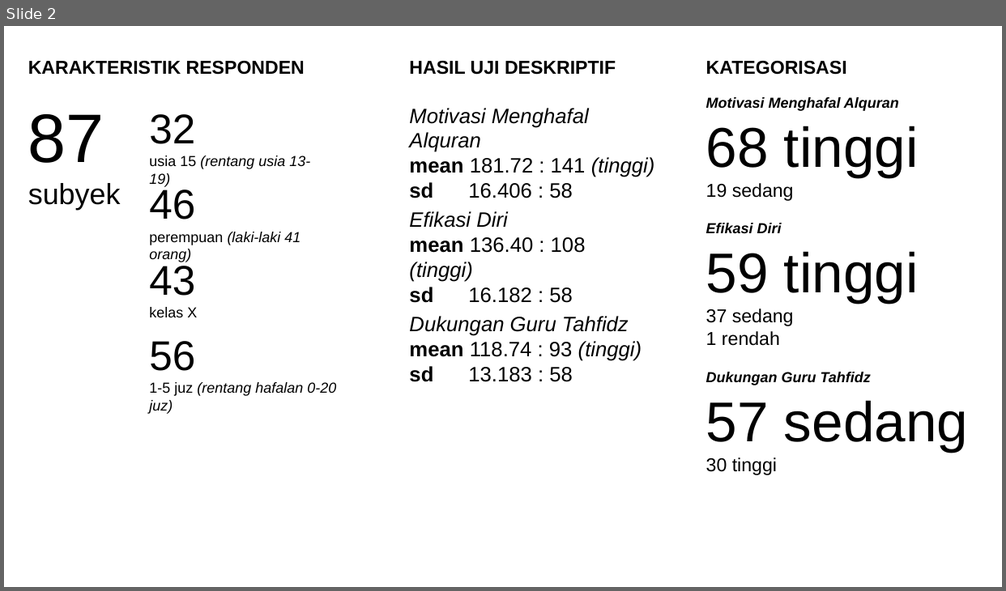
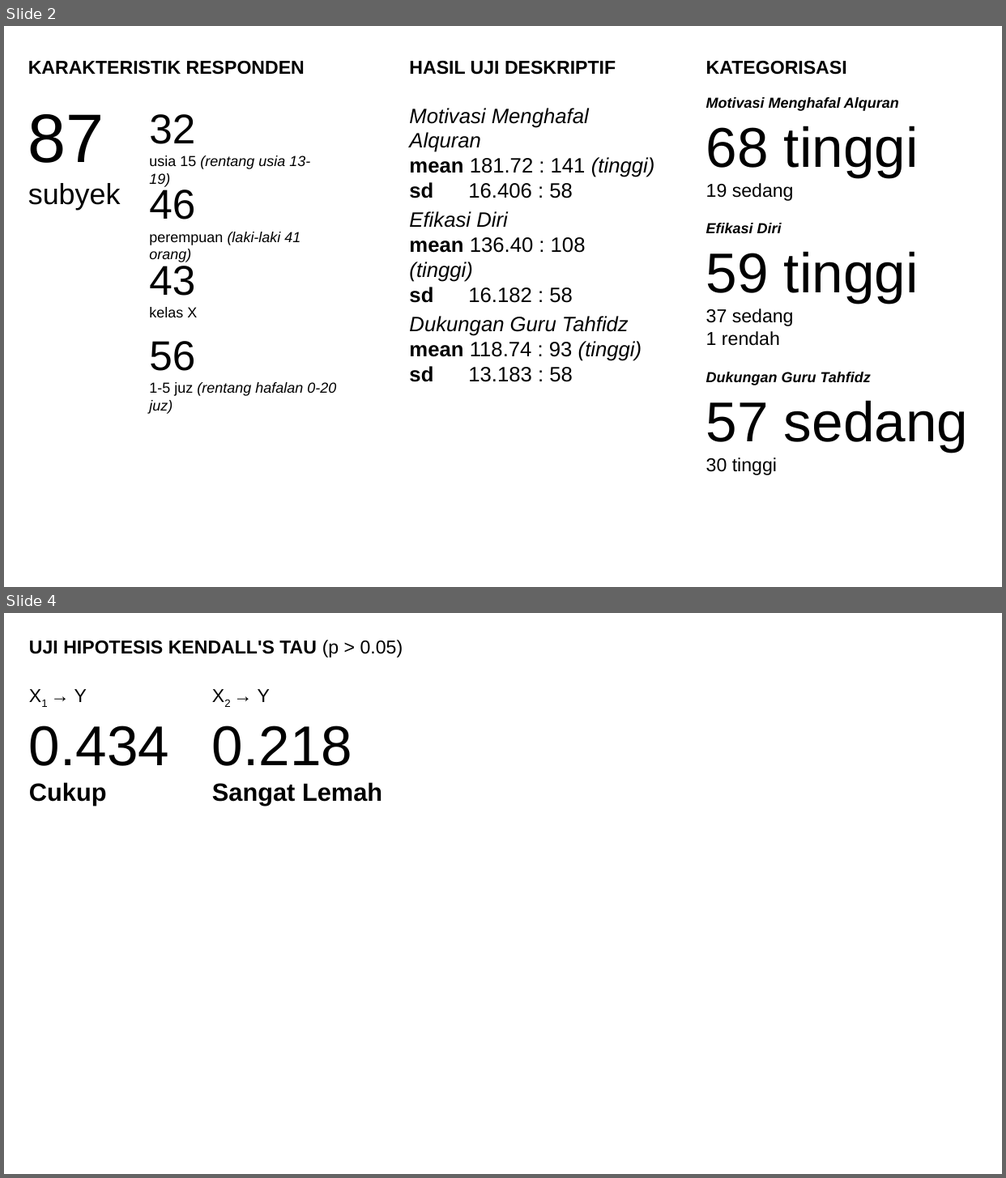
Before and after one commit to mzaini30/skripsi, a slide deck: Seminar Hasil Skripsi.pptx. Shown one above the other, each under a label of ours: slide 2 before the commit, slides 2 and 4 after it; the slides between them are not shown. The pictures are 1006x591 and 1006x1178 pixels, drawn with LibreOffice and Linux fonts; fonts in the diff are those of the drawing; background and template pictures are left out. Boxes give left, top, right and bottom in pixels: in the first picture for what was removed or moved away, otherwise in the second. Text is boxed around its words. In the diff, an @@ line names an element or a change of style, - is before the commit and + after.

```diff
--- a/Seminar Hasil Skripsi.pptx
+++ b/Seminar Hasil Skripsi.pptx
@@ slide 4 added at [4, 613, 1002, 1174], background picture (left out) @@
@@ text added at [29, 640, 403, 658], 18 pt, text #000000, bold @@
+UJI HIPOTESIS KENDALL'S TAU (p > 0.05)
@@ text added at [29, 689, 169, 806], 54 pt, text #000000 @@
+X1 → Y
+0.434
+Cukup
@@ text added at [212, 689, 382, 806], 24 pt, text #000000, bold @@
+X2 → Y
+0.218
+Sangat Lemah
```
Also in this commit, not shown: 1 slide changed, 2 other files.
